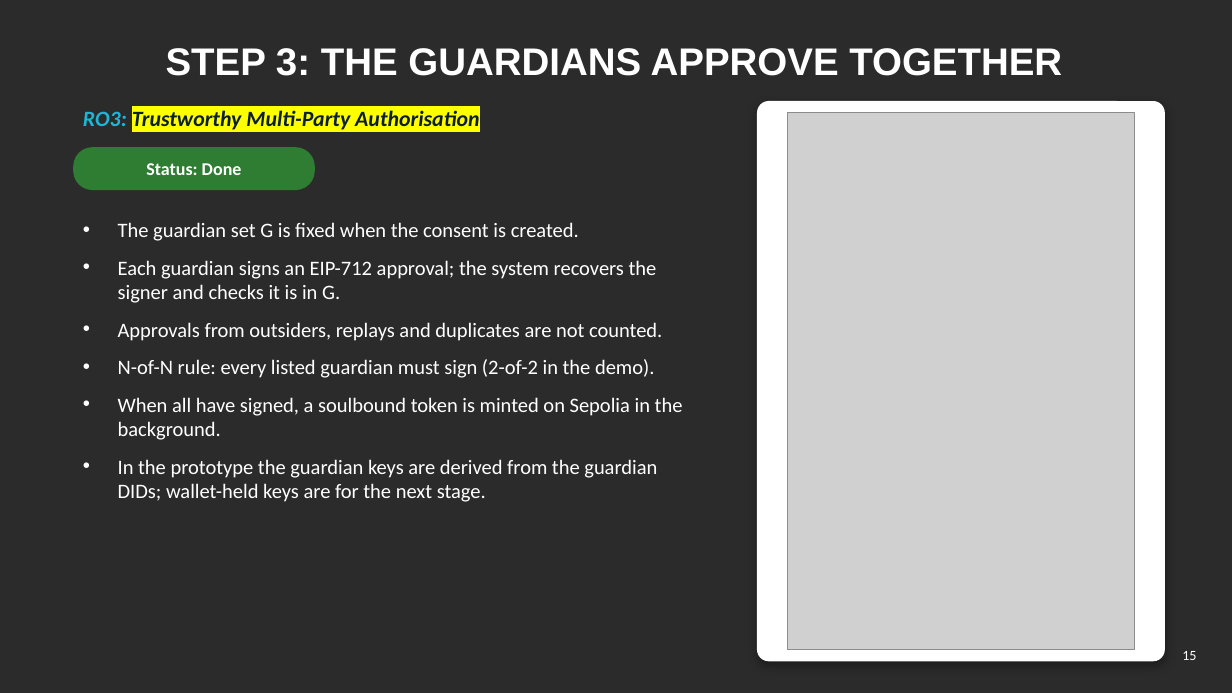
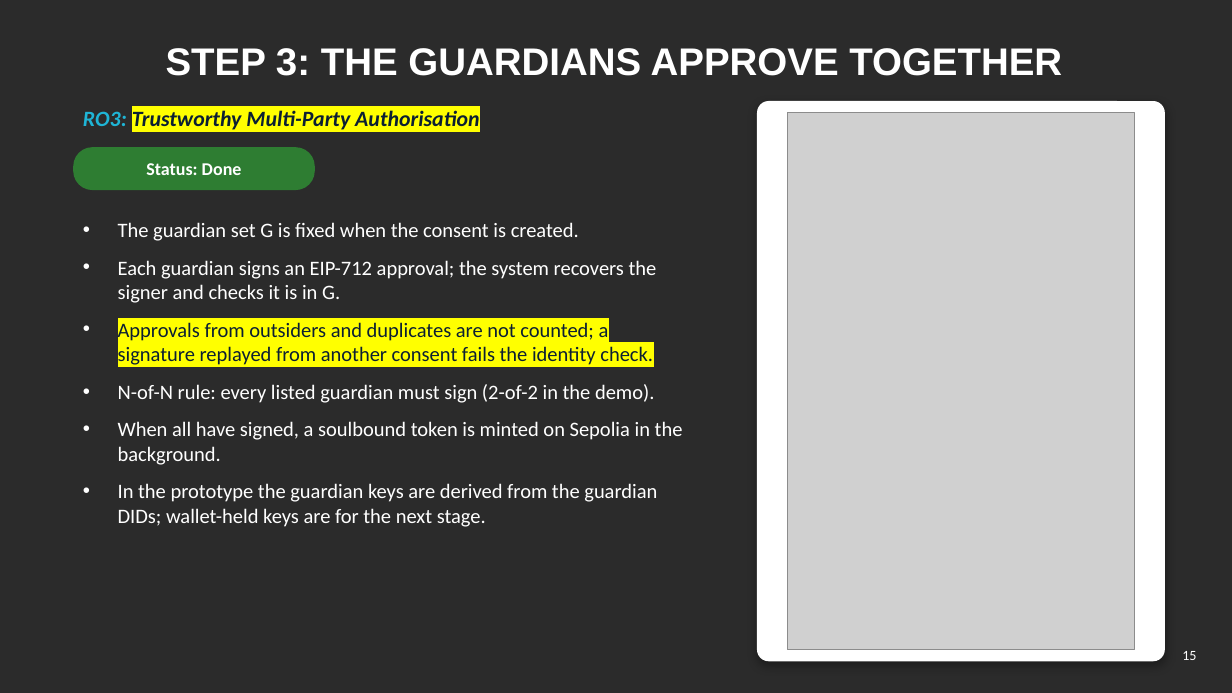
Before and after one commit to yasir12345678900/HealthRWA-Sepolia-Personal-try, a slide deck: slide 15 of docs/Yasir_Candidature_Reassessment_Slides_Simple_YELLOW_changes.pptx. Drawn at 1232x693 pixels with LibreOffice and Linux fonts; fonts in the diff are those of the drawing; grey boxes stand for pictures; background and template pictures are left out; a plain dark background stands for a picture behind light text. Boxes give left, top, right and bottom in pixels: in the first picture for what was removed or moved away, otherwise in the second. Text is boxed around its words. In the diff, an @@ line names an element or a change of style, - is before the commit and + after.

```diff
--- a/docs/Yasir_Candidature_Reassessment_Slides_Simple_YELLOW_changes.pptx
+++ b/docs/Yasir_Candidature_Reassessment_Slides_Simple_YELLOW_changes.pptx
@@ text at bbox=[118, 322, 653, 365]: text changed; text colour #FFFFFF to #0B1F33 @@
-• Approvals from outsiders, replays and duplicates are not counted.
+• Approvals from outsiders and duplicates are not counted; a signature replayed from another consent fails the identity check.
```
Also in this commit, not shown: 15 other slides changed, 3 other files.
